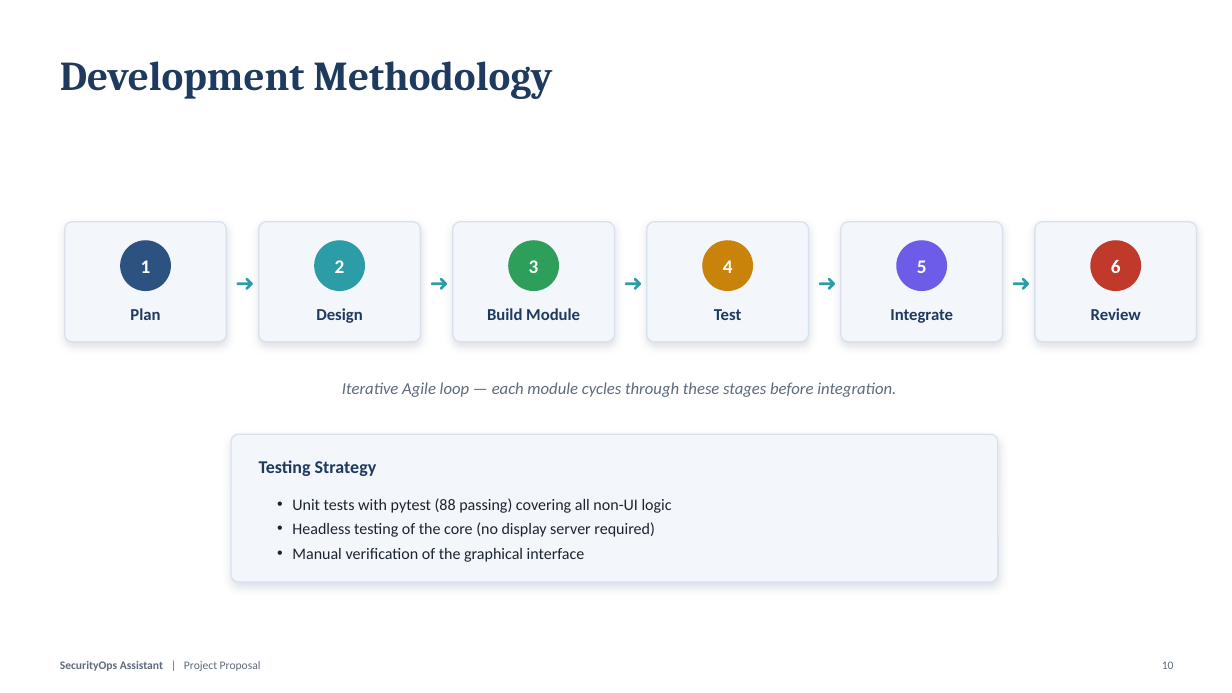
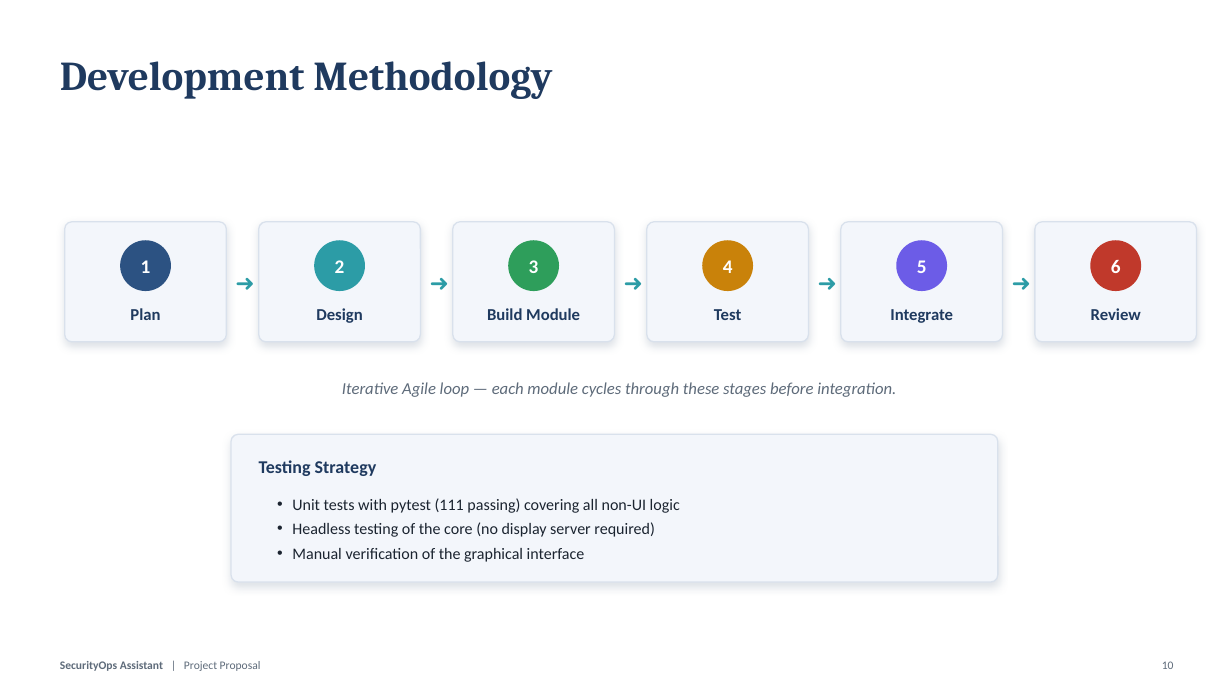
Before and after one commit to niyant07/SecurityOps-Assistant, a slide deck: slide 10 of SecurityOps-Assistant-Proposal.pptx. Drawn at 1232x693 pixels with LibreOffice and Linux fonts; fonts in the diff are those of the drawing. Boxes give left, top, right and bottom in pixels: in the first picture for what was removed or moved away, otherwise in the second. Text is boxed around its words. In the diff, an @@ line names an element or a change of style, - is before the commit and + after.

```diff
--- a/SecurityOps-Assistant-Proposal.pptx
+++ b/SecurityOps-Assistant-Proposal.pptx
@@ text at box(292, 498, 680, 513): text changed @@
-• Unit tests with pytest (88 passing) covering all non-UI logic
+• Unit tests with pytest (111 passing) covering all non-UI logic
```
Also in this commit, not shown: 3 other slides changed, 4 other files.
